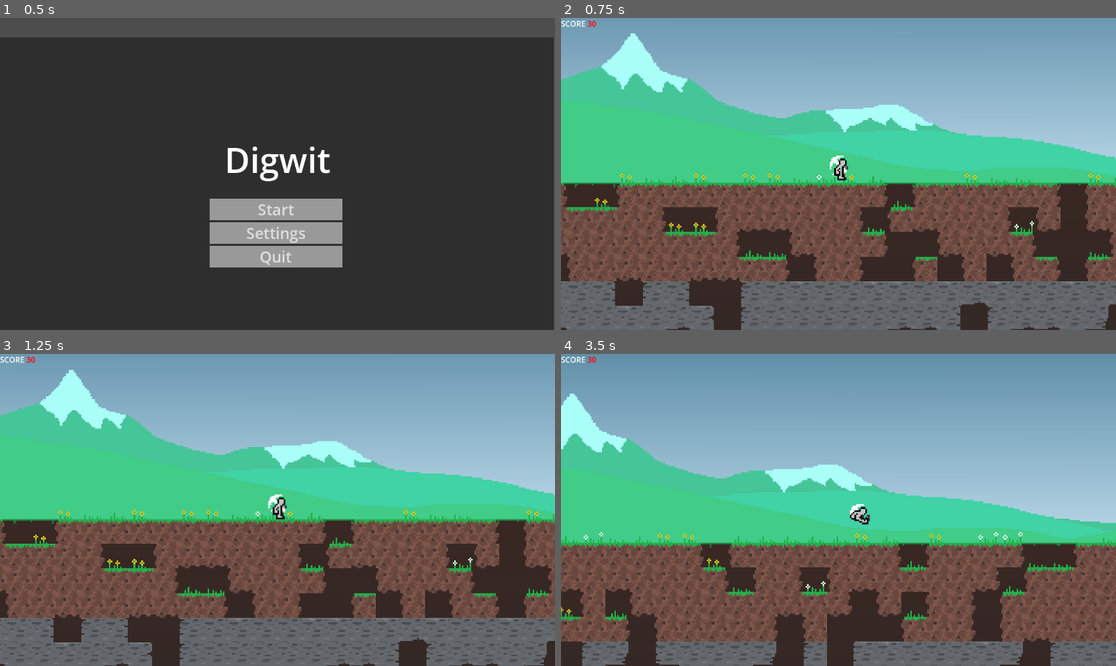
Above: before the commit, frames 1-4 (two rows, left to right).
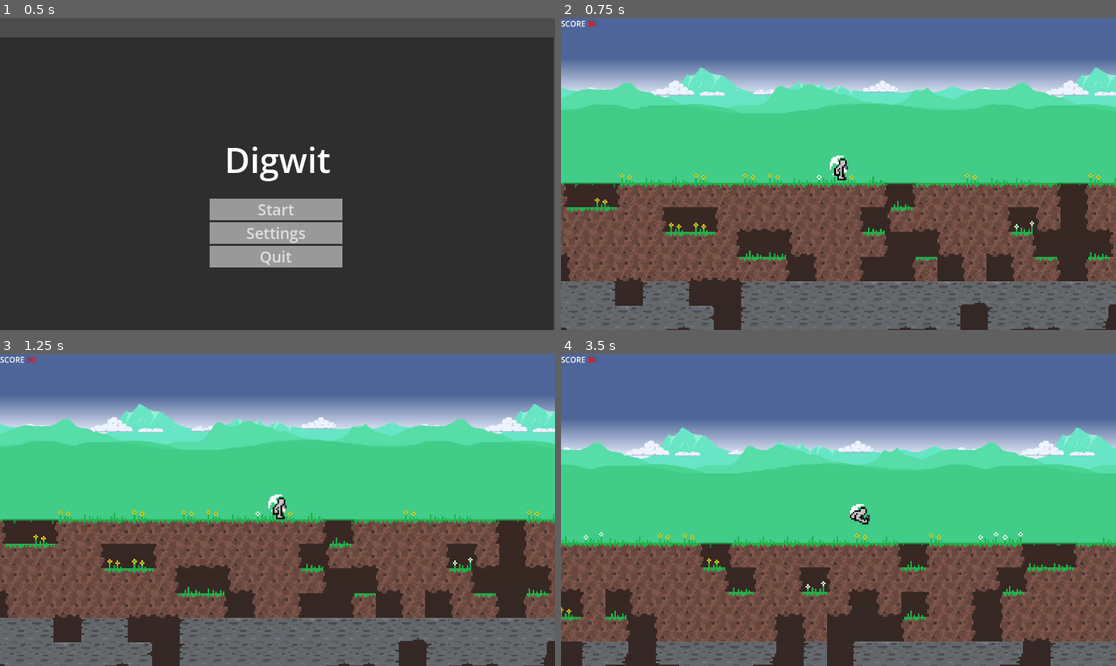
Above: after the commit, the same moments.

Repository: d-v-b/ld58
Game: Godot game, scene res://scenes/main_menu.tscn
Same seed, same stepped clock (60 frames per second), same inputs: the game is played once before the commit and once after it.
Inputs (mouse positions are in pixels of both pictures, inside the frame that each line leads up to):
- Up to frame 1 (0.5 s): no input
- Up to frame 2 (0.75 s): click "Start" at 0.5 s
- Up to frame 3 (1.25 s): no input
- Up to frame 4 (3.5 s): tap Enter at 1.25 s; move the mouse to (577, 363) at 1.27 s; hold D (move_right) 1.28-2 s; tap X (action_die) at 1.35 s; tap Space (action_jump) at 1.52, 2.75, 3.02 s; click "Play again" at 2 s; move the mouse to (727, 525) at 2.77 s; hold D (move_right) from 2.78 s (still down); tap F (action_mine) at 2.85 s

Frame 1 is identical in both runs. In frame 2, 36% of the frame differs, in the area x 0-100%, y 0-51%; in frame 3, 36%; in frame 4, 46%, in the area x 0-100%, y 0-60%.

Commit message:
fixed something

Diff:
--- a/Collector/scenes/game.tscn
+++ b/Collector/scenes/game.tscn
@@ -12,6 +12,7 @@
 [ext_resource type="PackedScene" uid="uid://bgh183yp2hi7y" path="res://scenes/hud.tscn" id="4_lbhrr"]
 [ext_resource type="Texture2D" uid="uid://bxlqn601e7qbm" path="res://assets/TopBackground.png" id="11_kvpfn"]
 [ext_resource type="Texture2D" uid="uid://gbir15ew0fxx" path="res://assets/underground_background.png" id="12_dinhu"]
+[ext_resource type="PackedScene" uid="uid://ckwh2ntmpj2ch" path="res://scenes/parallax_background.tscn" id="13_kvuet"]
 
 [sub_resource type="TileSetAtlasSource" id="TileSetAtlasSource_vtaks"]
 texture = ExtResource("2_0tnpc")
@@ -182,6 +183,7 @@
 [node name="HUD" parent="." instance=ExtResource("4_lbhrr")]
 
 [node name="AboveGround Background" type="TextureRect" parent="."]
+visible = false
 custom_minimum_size = Vector2(4096, 4096)
 offset_left = -2048.0
 offset_top = -2443.0
@@ -254,3 +256,7 @@
 [node name="Go to main menu" type="Button" parent="DeathOverlay/Menu/VBoxContainer"]
 layout_mode = 2
 text = "Go to main menu"
+
+[node name="parallax_background" parent="." instance=ExtResource("13_kvuet")]
+z_index = -1
+position = Vector2(-405, -684)
--- /dev/null
+++ b/Collector/scenes/parallax_background.tscn
@@ -0,0 +1,64 @@
+[gd_scene load_steps=7 format=3 uid="uid://ckwh2ntmpj2ch"]
+
+[ext_resource type="Texture2D" uid="uid://cflqfg5welvva" path="res://assets/parallex/Layer6.png" id="1_qs7dk"]
+[ext_resource type="Texture2D" uid="uid://vt8iosf8le8a" path="res://assets/parallex/Layer5.png" id="2_2oy3k"]
+[ext_resource type="Texture2D" uid="uid://bcyq4l6mptrm6" path="res://assets/parallex/Layer4.png" id="3_jy56r"]
+[ext_resource type="Texture2D" uid="uid://bn8hp1m760pvr" path="res://assets/parallex/Layer3.png" id="4_11q5a"]
+[ext_resource type="Texture2D" uid="uid://c3hv5vf4jymy2" path="res://assets/parallex/Layer2.png" id="5_cdfjv"]
+[ext_resource type="Texture2D" uid="uid://csd55hr8tx17y" path="res://assets/parallex/Layer1.png" id="6_cs2et"]
+
+[node name="parallax_background" type="Node2D"]
+
+[node name="Sky" type="Parallax2D" parent="."]
+scroll_scale = Vector2(0.2, 1)
+repeat_size = Vector2(1024, 0)
+repeat_times = 3
+
+[node name="Sprite2D" type="Sprite2D" parent="Sky"]
+texture = ExtResource("1_qs7dk")
+centered = false
+
+[node name="Parallax2D2" type="Parallax2D" parent="."]
+scroll_scale = Vector2(0.3, 1)
+repeat_size = Vector2(1024, 0)
+repeat_times = 3
+
+[node name="Sprite2D" type="Sprite2D" parent="Parallax2D2"]
+texture = ExtResource("2_2oy3k")
+centered = false
+
+[node name="Clouds" type="Parallax2D" parent="."]
+scroll_scale = Vector2(0.4, 1)
+repeat_size = Vector2(1024, 0)
+repeat_times = 3
+
+[node name="Sprite2D" type="Sprite2D" parent="Clouds"]
+texture = ExtResource("3_jy56r")
+centered = false
+
+[node name="Parallax2D4" type="Parallax2D" parent="."]
+scroll_scale = Vector2(0.5, 1)
+repeat_size = Vector2(1024, 0)
+repeat_times = 3
+
+[node name="Sprite2D" type="Sprite2D" parent="Parallax2D4"]
+texture = ExtResource("4_11q5a")
+centered = false
+
+[node name="Parallax2D5" type="Parallax2D" parent="."]
+scroll_scale = Vector2(0.6, 1)
+repeat_size = Vector2(1024, 0)
+repeat_times = 3
+
+[node name="Sprite2D" type="Sprite2D" parent="Parallax2D5"]
+texture = ExtResource("5_cdfjv")
+centered = false
+
+[node name="Parallax2D6" type="Parallax2D" parent="."]
+scroll_scale = Vector2(0.7, 1)
+repeat_size = Vector2(1024, 0)
+repeat_times = 3
+
+[node name="Sprite2D" type="Sprite2D" parent="Parallax2D6"]
+texture = ExtResource("6_cs2et")
+centered = false
